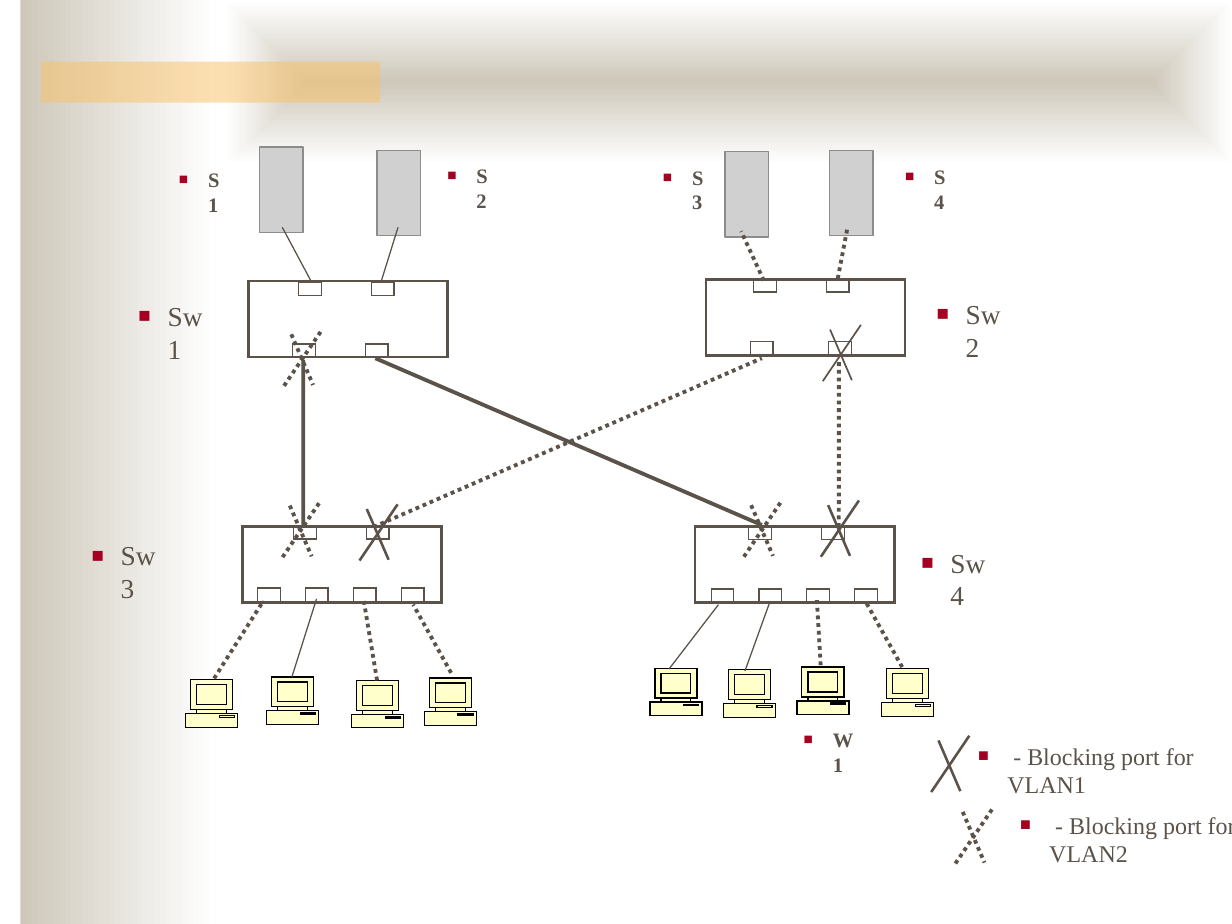
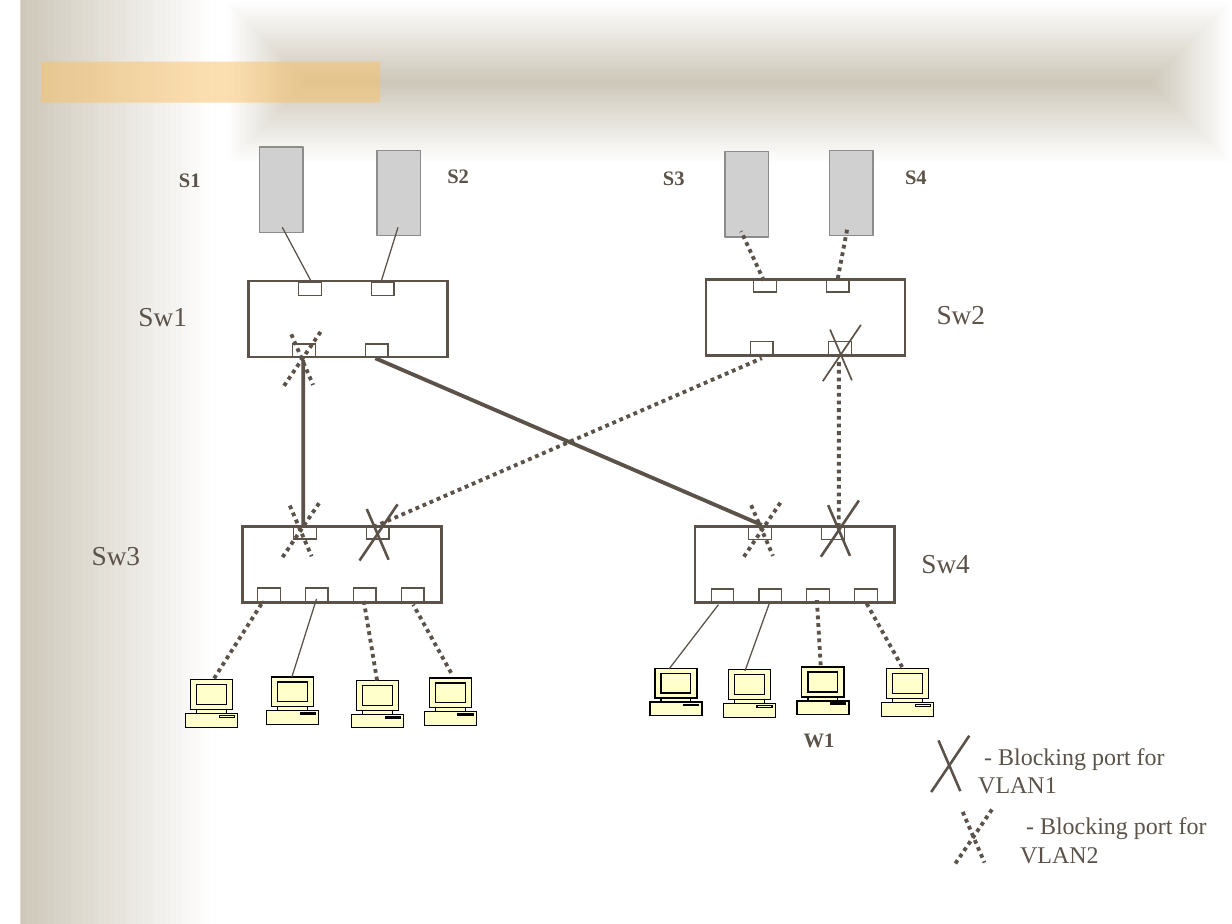
Before and after one commit to ukoloff/nets, a slide deck: slide 23 of 08.pptx (slide 21 before the commit). Drawn at 1232x924 pixels with LibreOffice and Linux fonts; fonts in the diff are those of the drawing; grey boxes stand for pictures; background and template pictures are left out. Boxes give left, top, right and bottom in pixels: in the first picture for what was removed or moved away, otherwise in the second. Text is boxed around its words. In the diff, an @@ line names an element or a change of style, - is before the commit and + after.

```diff
--- a/08.pptx
+++ b/08.pptx
@@ bullet ■ to none in 11 elements at (x1=92, y1=547, x2=141, y2=565), (x1=921, y1=555, x2=970, y2=574), (x1=138, y1=308, x2=187, y2=327), (x1=937, y1=306, x2=986, y2=325), (x1=179, y1=173, x2=201, y2=187), (x1=447, y1=169, x2=469, y2=183), (x1=663, y1=171, x2=685, y2=185), (x1=905, y1=170, x2=927, y2=184), (x1=804, y1=733, x2=835, y2=748), (x1=978, y1=748, x2=1165, y2=794), (x1=1020, y1=817, x2=1207, y2=864) @@
```
Also in this commit, not shown: 12 other slides changed, 10 slides added, 8 slides removed.
